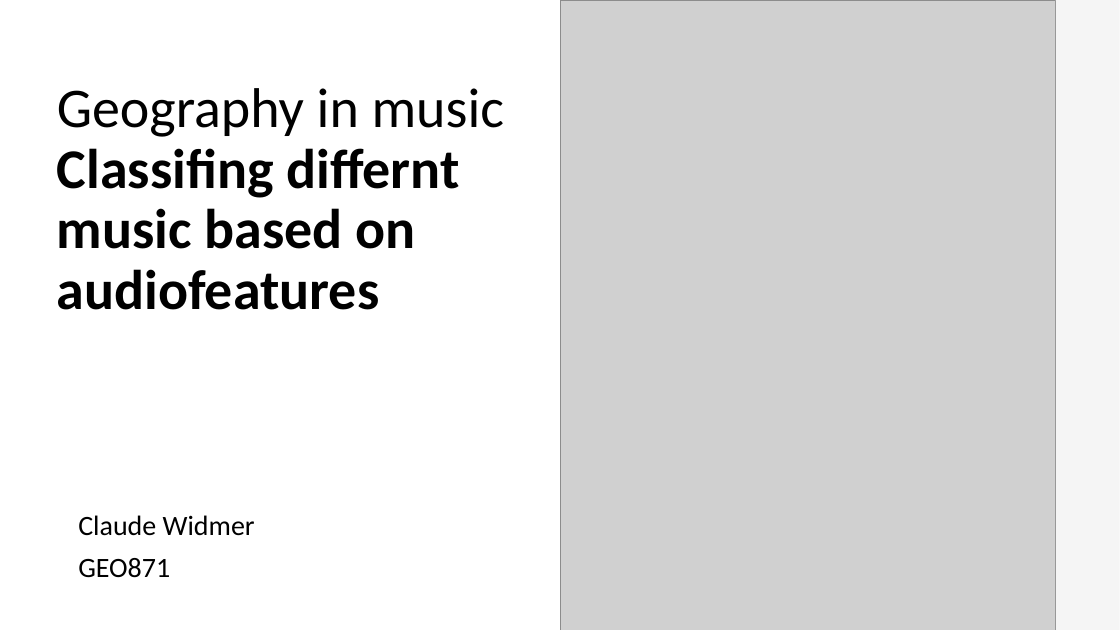
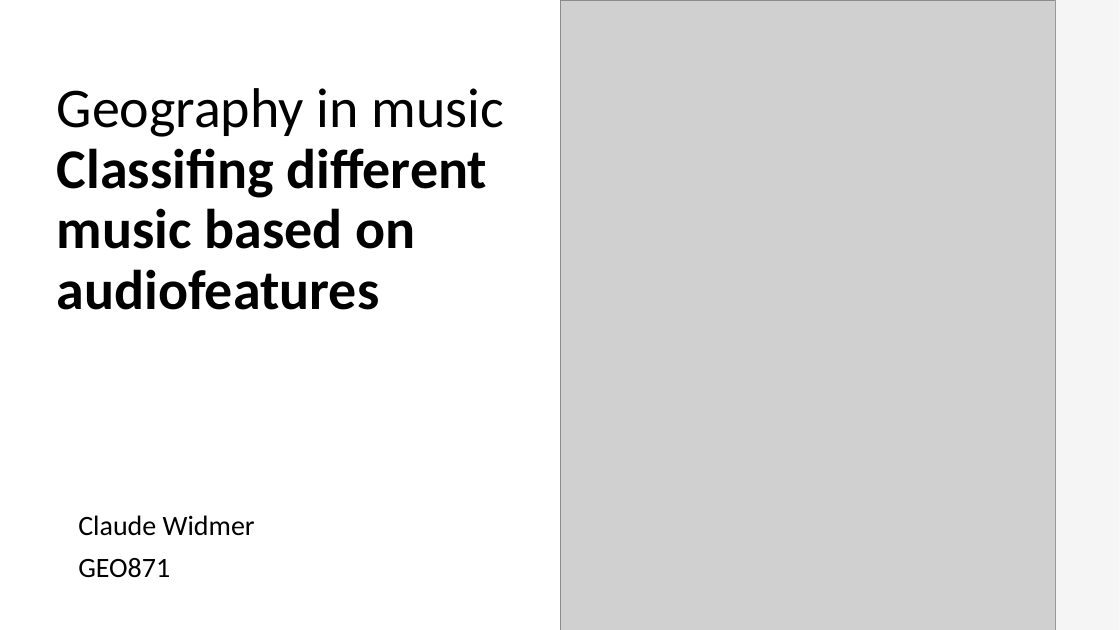
Before and after one commit to widmerc/GEO871, a slide deck: slide 1 of Präsentation_Origin_Music.pptx. Drawn at 1120x630 pixels with LibreOffice and Linux fonts; fonts in the diff are those of the drawing; grey boxes stand for pictures. Boxes give left, top, right and bottom in pixels: in the first picture for what was removed or moved away, otherwise in the second. Text is boxed around its words. In the diff, an @@ line names an element or a change of style, - is before the commit and + after.

```diff
--- a/Präsentation_Origin_Music.pptx
+++ b/Präsentation_Origin_Music.pptx
@@ title at (57, 88, 504, 310): text changed @@
-Geography in music
-Classifing differnt music based on audiofeatures
+Geography in music
+Classifing different music based on audiofeatures
```
